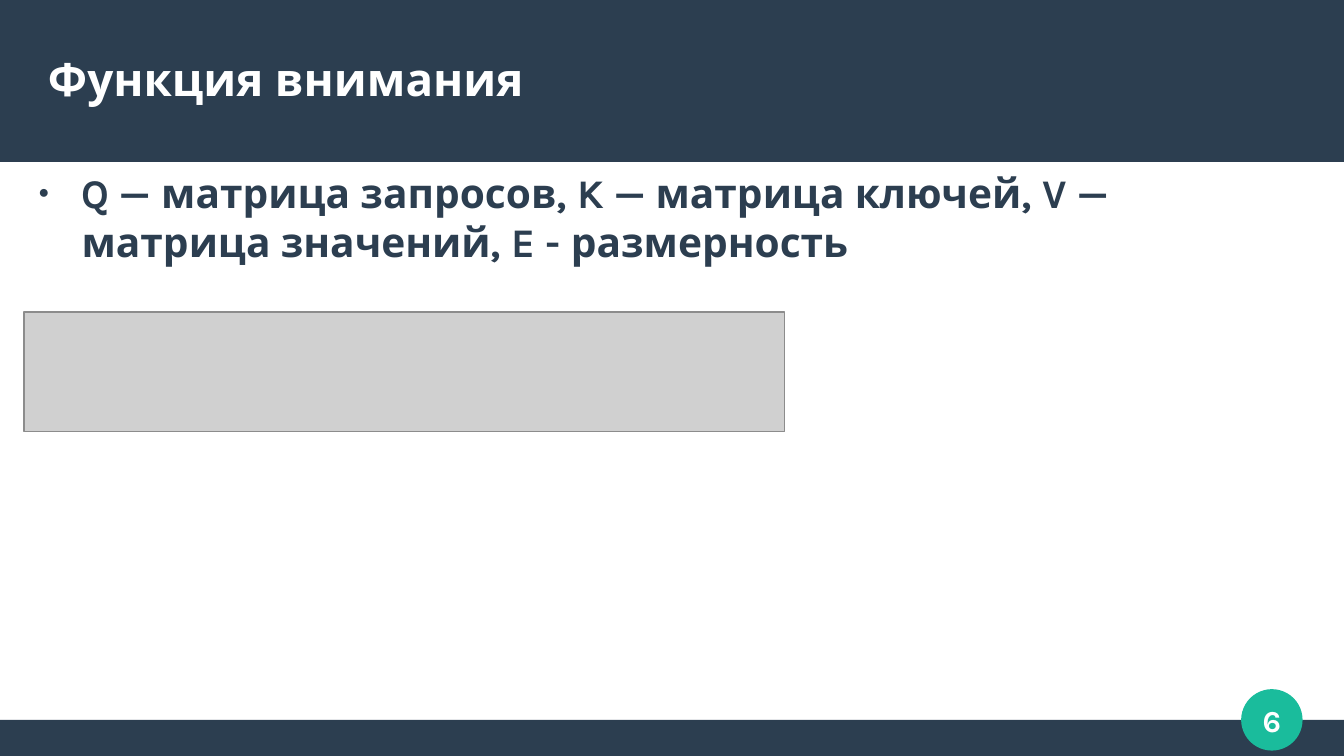
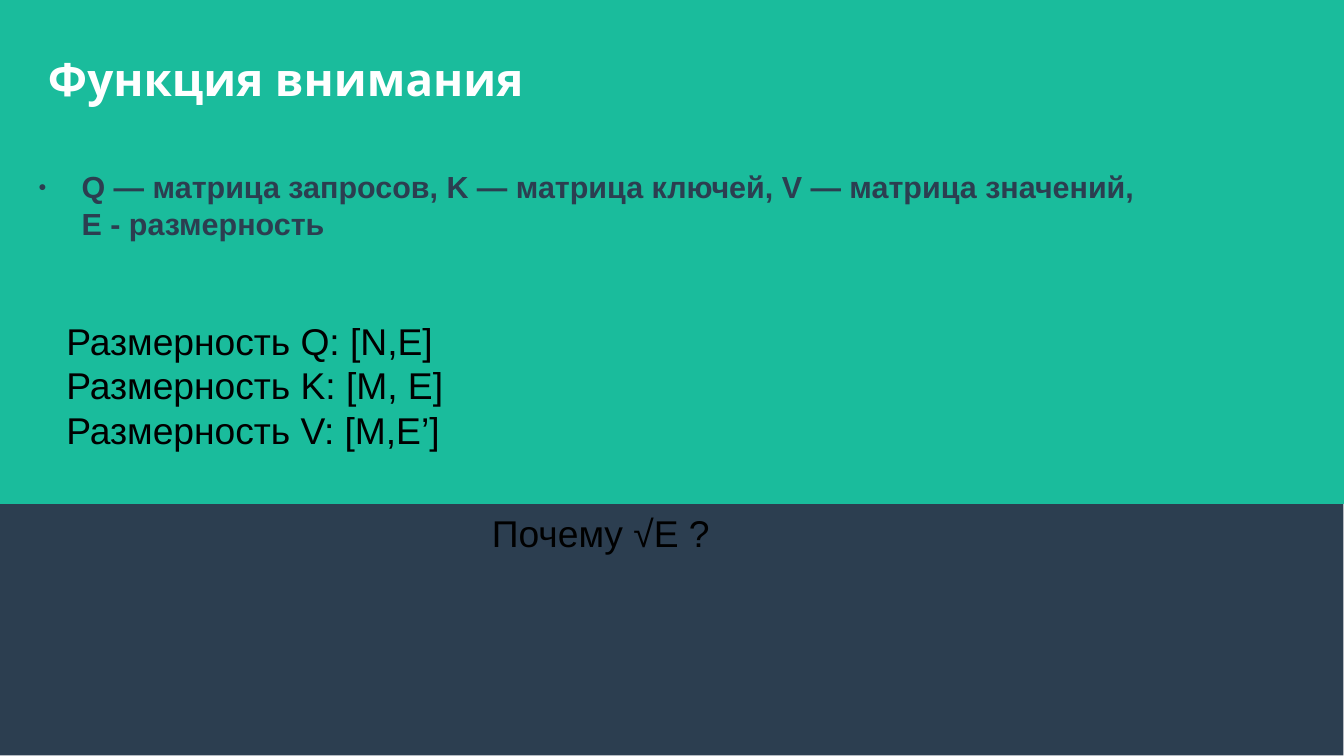
Before and after one commit to Zorinal/FilmBot, a slide deck: slide 5 of texts/Трансфомеры.pptx (slide 6 before the commit). Drawn at 1344x756 pixels with LibreOffice and Linux fonts; fonts in the diff are those of the drawing; grey boxes stand for pictures. Boxes give left, top, right and bottom in pixels: in the first picture for what was removed or moved away, otherwise in the second. Text is boxed around its words. In the diff, an @@ line names an element or a change of style, - is before the commit and + after.

```diff
--- a/texts/Трансфомеры.pptx
+++ b/texts/Трансфомеры.pptx
@@ rectangle: place and size @@
-rectangle at box(0, 0, 1344, 162)
+rectangle at box(0, 0, 1344, 756)
@@ rectangle added at box(0, 0, 1344, 504), fill #1ABC9C, outline #1ABC9C 0.85 pt @@
@@ text "Q — матрица запросов, K ..." at box(82, 175, 1134, 240): size 24 to 18 pt, font Karla to Arial @@
@@ picture removed at box(24, 312, 785, 432) @@
@@ text added at box(66, 328, 443, 452), 22 pt, text #000000 @@
+Размерность Q: [N,E]
+Размерность K: [M, E]
+Размерность V: [M,E’]
@@ text added at box(492, 518, 678, 554), 22 pt, text #000000 @@
+Почему √E ?
@@ ellipse removed at box(1243, 690, 1303, 750) @@
@@ page number removed at box(1263, 712, 1282, 733) @@
-6
@@ rectangle removed at box(0, 721, 1344, 756) @@
```
Also in this commit, not shown: 5 other slides changed, 20 slides added, 1 slide removed.
